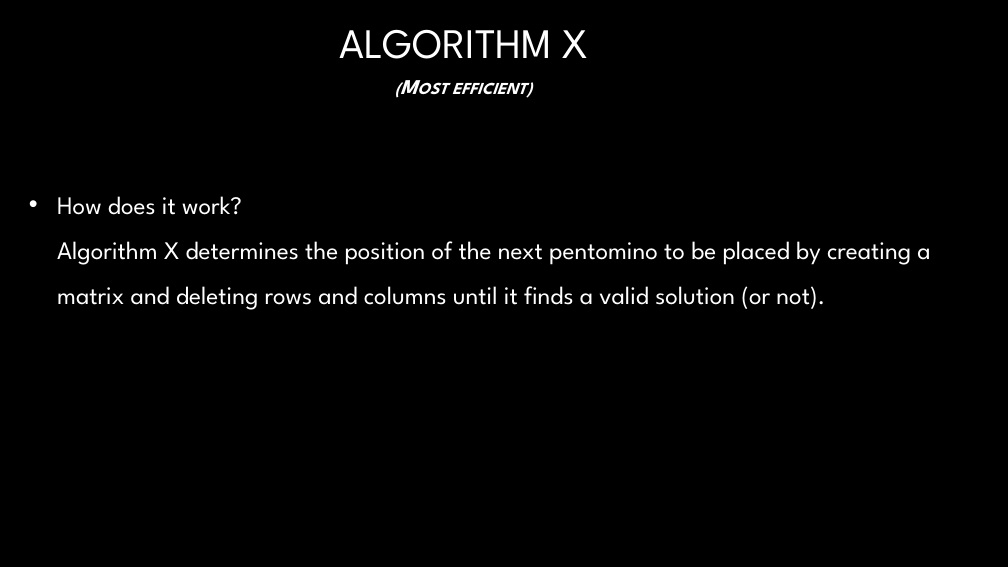
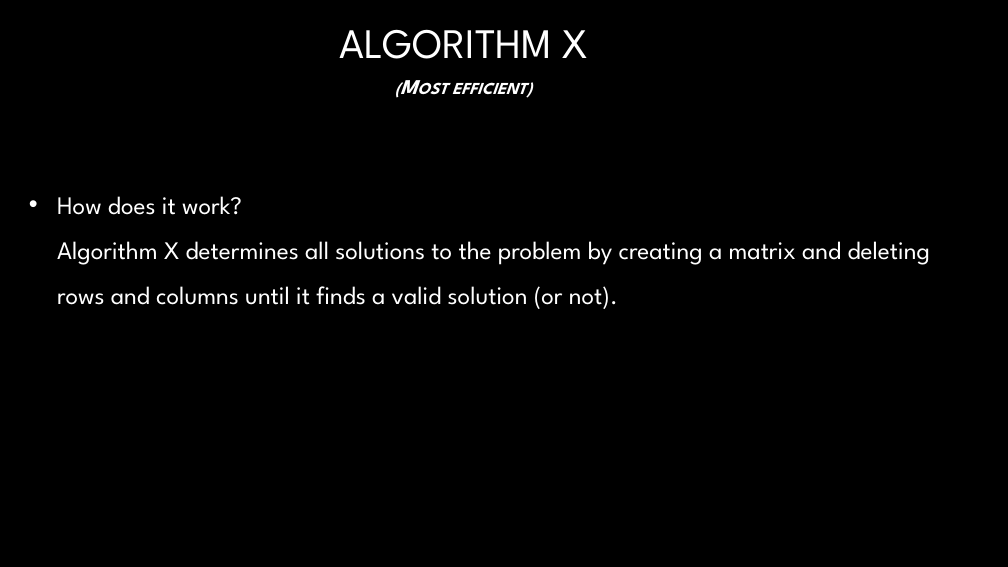
Before and after one commit to Hookz/pentominoes, a slide deck: slide 7 of Pentominoes.pptx. Drawn at 1008x567 pixels with LibreOffice and Linux fonts; fonts in the diff are those of the drawing; background and template pictures are left out. Boxes give left, top, right and bottom in pixels: in the first picture for what was removed or moved away, otherwise in the second. Text is boxed around its words. In the diff, an @@ line names an element or a change of style, - is before the commit and + after.

Commit message:
Final(?) version of the PPT (fixed Samuele's role and the description of AlgX)

```diff
--- a/Pentominoes.pptx
+++ b/Pentominoes.pptx
@@ text at [57, 196, 930, 309]: text changed @@
-• How does it work?
-  Algorithm X determines the position of the next pentomino to be placed by creating a matrix and deleting rows and columns until it finds a valid solution (or not).
+• How does it work?
+  Algorithm X determines all solutions to the problem by creating a matrix and deleting rows and columns until it finds a valid solution (or not).
```
